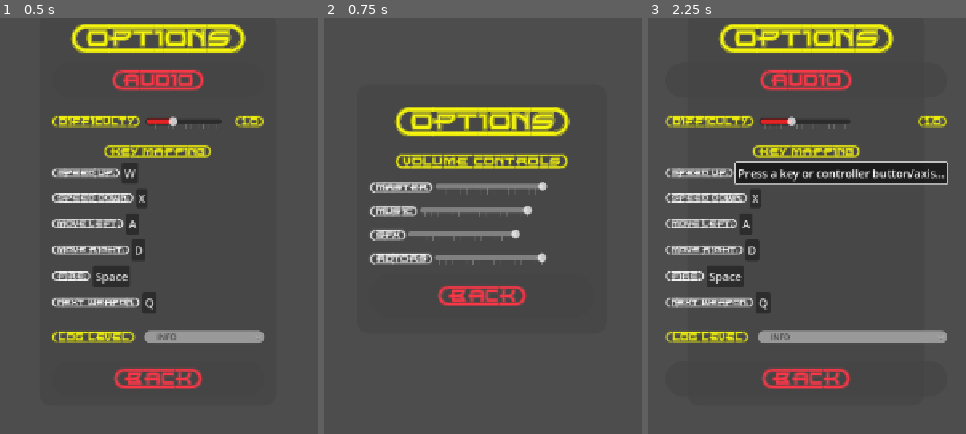
Above: before the commit, frames 1-3 (left to right).
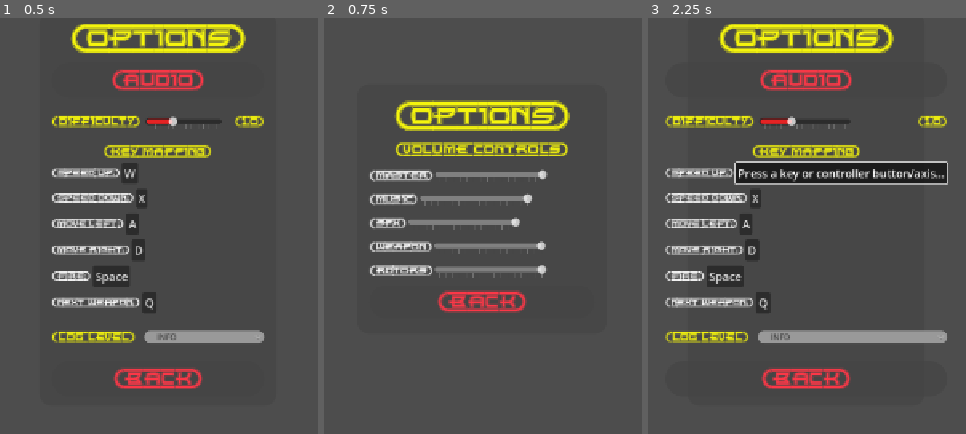
Above: after the commit, the same moments.

Repository: ikostan/SkyLockAssault
Game: Godot game, scene res://scenes/options_menu.tscn
Two runs of this game, one before a commit and one after it. Both use one fixed random seed, a clock stepped at 60 frames per second and the inputs below. This scene is started directly instead of the project's main scene. Video files are missing from this copy of the repository; at most half a second of black plays in their place. Sound files missing from this copy of the repository are replaced by a short silence.
Inputs:
- Up to frame 1 (0.5 s): no input
- Up to frame 2 (0.75 s): click "{AUDIO}" at 0.5 s
- Up to frame 3 (2.25 s): click "{BACK}" at 1.25 s; click "W" at 2 s

Frame 1 is identical in both runs. In frame 2, 16% of the frame differs, in the area x 14-78%, y 19-71%; in frame 3, nothing differs.

Commit message:
Adding SFX Wapon Volume Control + code

Diff:
--- a/default_bus_layout.tres
+++ b/default_bus_layout.tres
@@ -26,7 +26,7 @@
 bus/3/mute = false
 bus/3/bypass_fx = false
 bus/3/volume_db = 0.0
-bus/3/send = &"Master"
+bus/3/send = &"SFX"
 bus/4/name = &"SFX_Rotor_Left"
 bus/4/solo = false
 bus/4/mute = false
@@ -43,3 +43,9 @@
 bus/5/send = &"SFX_Rotors"
 bus/5/effect/0/effect = SubResource("AudioEffectPanner_g28q7")
 bus/5/effect/0/enabled = true
+bus/6/name = &"SFX_Weapon"
+bus/6/solo = false
+bus/6/mute = false
+bus/6/bypass_fx = false
+bus/6/volume_db = 0.0
+bus/6/send = &"SFX"
--- a/scenes/audio_settings.tscn
+++ b/scenes/audio_settings.tscn
@@ -1,11 +1,12 @@
-[gd_scene load_steps=12 format=3 uid="uid://r8xidy68s04r"]
+[gd_scene load_steps=13 format=3 uid="uid://r8xidy68s04r"]
 
 [ext_resource type="FontFile" uid="uid://borwvgqdgawbj" path="res://files/fonts/EMPIREST.TTF" id="1_j3be7"]
 [ext_resource type="Script" uid="uid://c2u0utdi762fi" path="res://scripts/audio_settings.gd" id="1_yonr6"]
-[ext_resource type="PackedScene" uid="uid://4cavnb0mmtn8" path="res://scenes/master_volume_control.tscn" id="2_yonr6"]
-[ext_resource type="PackedScene" uid="uid://eb04pytcq5xc" path="res://scenes/music_volume_control.tscn" id="3_koe27"]
-[ext_resource type="PackedScene" uid="uid://6npyx3vjw3wg" path="res://scenes/sfx_volume_control.tscn" id="4_a0ntd"]
-[ext_resource type="PackedScene" uid="uid://cwcx54enfythj" path="res://scenes/sfx_rotors_volume_control.tscn" id="5_w6v8r"]
+[ext_resource type="PackedScene" uid="uid://4cavnb0mmtn8" path="res://scenes/volume_controls/master_volume_control.tscn" id="3_6jtyf"]
+[ext_resource type="PackedScene" uid="uid://eb04pytcq5xc" path="res://scenes/volume_controls/music_volume_control.tscn" id="4_73bp5"]
+[ext_resource type="PackedScene" uid="uid://6npyx3vjw3wg" path="res://scenes/volume_controls/sfx_volume_control.tscn" id="5_j3be7"]
+[ext_resource type="PackedScene" uid="uid://bo5ooohvfu7u6" path="res://scenes/volume_controls/sfx_weapon_control.tscn" id="6_yonr6"]
+[ext_resource type="PackedScene" uid="uid://cwcx54enfythj" path="res://scenes/volume_controls/sfx_rotors_volume_control.tscn" id="7_koe27"]
 
 [sub_resource type="StyleBoxFlat" id="StyleBoxFlat_j3be7"]
 bg_color = Color(0.2627451, 0.2627451, 0.2627451, 0.5882353)
@@ -92,6 +93,7 @@
 
 [node name="VolumeControls" type="VBoxContainer" parent="Panel/OptionsVBoxContainer"]
 layout_mode = 2
+tooltip_text = "Volume Controls"
 theme_override_constants/separation = 20
 
 [node name="Label" type="Label" parent="Panel/OptionsVBoxContainer/VolumeControls"]
@@ -102,67 +104,79 @@
 text = "{VOLUME=CONTROLS}"
 horizontal_alignment = 1
 
-[node name="MasterVolumeControl" type="HBoxContainer" parent="Panel/OptionsVBoxContainer/VolumeControls"]
+[node name="MasterVolume" type="HBoxContainer" parent="Panel/OptionsVBoxContainer/VolumeControls"]
 layout_mode = 2
 size_flags_vertical = 3
-tooltip_text = "Master Volium Controls"
+tooltip_text = "Master Volum Control"
 
-[node name="MasterVolumeLabel" type="Label" parent="Panel/OptionsVBoxContainer/VolumeControls/MasterVolumeControl"]
+[node name="MasterLabel" type="Label" parent="Panel/OptionsVBoxContainer/VolumeControls/MasterVolume"]
 layout_mode = 2
 size_flags_horizontal = 0
 theme_override_fonts/font = ExtResource("1_j3be7")
 theme_override_font_sizes/font_size = 18
 text = "{MASTER}"
 
-[node name="MasterVolumeControl" parent="Panel/OptionsVBoxContainer/VolumeControls/MasterVolumeControl" instance=ExtResource("2_yonr6")]
+[node name="MasterVolumeControl" parent="Panel/OptionsVBoxContainer/VolumeControls/MasterVolume" instance=ExtResource("3_6jtyf")]
 layout_mode = 2
-size_flags_horizontal = 8
-size_flags_vertical = 0
 
-[node name="MusicVolumeControl" type="HBoxContainer" parent="Panel/OptionsVBoxContainer/VolumeControls"]
+[node name="MusicVolume" type="HBoxContainer" parent="Panel/OptionsVBoxContainer/VolumeControls"]
 layout_mode = 2
-tooltip_text = "Music Volium Controls"
+tooltip_text = "Music Volum Control"
 
-[node name="MusicVolumeLabel" type="Label" parent="Panel/OptionsVBoxContainer/VolumeControls/MusicVolumeControl"]
+[node name="MusicLabel" type="Label" parent="Panel/OptionsVBoxContainer/VolumeControls/MusicVolume"]
 layout_mode = 2
 size_flags_horizontal = 0
 theme_override_fonts/font = ExtResource("1_j3be7")
 theme_override_font_sizes/font_size = 18
 text = "{MUSIC}"
 
-[node name="MusicVolumeControl" parent="Panel/OptionsVBoxContainer/VolumeControls/MusicVolumeControl" instance=ExtResource("3_koe27")]
+[node name="MusicVolumeControl" parent="Panel/OptionsVBoxContainer/VolumeControls/MusicVolume" instance=ExtResource("4_73bp5")]
 layout_mode = 2
-size_flags_horizontal = 8
 
-[node name="SFXVolumeControl" type="HBoxContainer" parent="Panel/OptionsVBoxContainer/VolumeControls"]
+[node name="SFXVolume" type="HBoxContainer" parent="Panel/OptionsVBoxContainer/VolumeControls"]
 layout_mode = 2
 size_flags_vertical = 3
-tooltip_text = "SFX Volium Controls"
+tooltip_text = "SFX Volum Controls"
 
-[node name="SFXVolumeLabel" type="Label" parent="Panel/OptionsVBoxContainer/VolumeControls/SFXVolumeControl"]
+[node name="SFXLabel" type="Label" parent="Panel/OptionsVBoxContainer/VolumeControls/SFXVolume"]
 layout_mode = 2
 size_flags_horizontal = 0
 theme_override_fonts/font = ExtResource("1_j3be7")
 theme_override_font_sizes/font_size = 18
 text = "{SFX}"
 
-[node name="SFXVolumeControl" parent="Panel/OptionsVBoxContainer/VolumeControls/SFXVolumeControl" instance=ExtResource("4_a0ntd")]
+[node name="SFXVolumeControl" parent="Panel/OptionsVBoxContainer/VolumeControls/SFXVolume" instance=ExtResource("5_j3be7")]
 layout_mode = 2
-size_flags_horizontal = 8
 
-[node name="SFXRotorsVolumeControl" type="HBoxContainer" parent="Panel/OptionsVBoxContainer/VolumeControls"]
+[node name="SFXWeapon" type="HBoxContainer" parent="Panel/OptionsVBoxContainer/VolumeControls"]
 layout_mode = 2
 size_flags_vertical = 3
-tooltip_text = "SFX Rotors Volum Controls"
+tooltip_text = "SFX Weapon Volum Control"
 
-[node name="SFXVolumeLabel" type="Label" parent="Panel/OptionsVBoxContainer/VolumeControls/SFXRotorsVolumeControl"]
+[node name="SFXWeapon" type="Label" parent="Panel/OptionsVBoxContainer/VolumeControls/SFXWeapon"]
+layout_mode = 2
+size_flags_horizontal = 0
+mouse_filter = 0
+theme_override_fonts/font = ExtResource("1_j3be7")
+theme_override_font_sizes/font_size = 18
+text = "{WEAPON}"
+
+[node name="SFXWeaponVolumeControl" parent="Panel/OptionsVBoxContainer/VolumeControls/SFXWeapon" instance=ExtResource("6_yonr6")]
+layout_mode = 2
+
+[node name="SFXRotors" type="HBoxContainer" parent="Panel/OptionsVBoxContainer/VolumeControls"]
+layout_mode = 2
+size_flags_vertical = 3
+tooltip_text = "SFX Rotors Volum Control"
+
+[node name="SFXLabel" type="Label" parent="Panel/OptionsVBoxContainer/VolumeControls/SFXRotors"]
 layout_mode = 2
 size_flags_horizontal = 0
 theme_override_fonts/font = ExtResource("1_j3be7")
 theme_override_font_sizes/font_size = 18
 text = "{ROTORS}"
 
-[node name="SFXRotorsVolumeControl" parent="Panel/OptionsVBoxContainer/VolumeControls/SFXRotorsVolumeControl" instance=ExtResource("5_w6v8r")]
+[node name="SFXRotorsVolumeControl" parent="Panel/OptionsVBoxContainer/VolumeControls/SFXRotors" instance=ExtResource("7_koe27")]
 layout_mode = 2
 
 [node name="AudioBackButton" type="Button" parent="Panel/OptionsVBoxContainer"]
--- a/scenes/bullet.tscn
+++ b/scenes/bullet.tscn
@@ -11,7 +11,7 @@
 script = ExtResource("1_mkf8s")
 
 [node name="ShotSFX" type="AudioStreamPlayer2D" parent="."]
-bus = &"SFX"
+bus = &"SFX_Weapon"
 
 [node name="Area2D" type="Area2D" parent="."]
 
--- /dev/null
+++ b/scenes/volume_controls/sfx_weapon_control.tscn
@@ -0,0 +1,23 @@
+[gd_scene load_steps=2 format=3 uid="uid://bo5ooohvfu7u6"]
+
+[ext_resource type="Script" uid="uid://8hd1kvmb5bt1" path="res://scripts/volume_slider.gd" id="1_38mso"]
+
+[node name="SFXWeaponVolumeControl" type="Control"]
+layout_mode = 3
+anchors_preset = 15
+anchor_right = 1.0
+anchor_bottom = 1.0
+grow_horizontal = 2
+grow_vertical = 2
+
+[node name="HSlider" type="HSlider" parent="."]
+layout_direction = 2
+layout_mode = 0
+offset_right = 180.0
+offset_bottom = 16.0
+max_value = 1.0
+step = 0.001
+tick_count = 16
+ticks_on_borders = true
+script = ExtResource("1_38mso")
+bus_name = "SFX_Weapon"
--- a/scripts/audio_constants.gd
+++ b/scripts/audio_constants.gd
@@ -9,3 +9,4 @@
 const BUS_MUSIC: String = "Music"
 const BUS_SFX: String = "SFX"
 const BUS_SFX_ROTORS: String = "SFX_Rotors"
+const BUS_SFX_WEAPON: String = "SFX_Weapon"
--- a/scripts/audio_manager.gd
+++ b/scripts/audio_manager.gd
@@ -8,8 +8,11 @@
 @export var master_volume: float = 1.0
 @export var music_volume: float = 1.0
 @export var sfx_volume: float = 1.0
+@export var weapon_volume: float = 1.0
 @export var rotors_volume: float = 1.0
 
+var master_muted: bool
+var master_previous_volume: float
 
 func _ready() -> void:
 	load_volumes()  # Load persisted volumes
@@ -34,10 +37,12 @@
 	music_volume = config.get_value("audio", "music_volume", music_volume)
 	sfx_volume = config.get_value("audio", "sfx_volume", sfx_volume)
 	rotors_volume = config.get_value("audio", "rotors_volume", rotors_volume)
+	weapon_volume = config.get_value("audio", "weapon_volume", weapon_volume)
 	Globals.log_message("Loaded saved master_volume: " + str(master_volume), Globals.LogLevel.DEBUG)
 	Globals.log_message("Loaded saved music_volume: " + str(music_volume), Globals.LogLevel.DEBUG)
 	Globals.log_message("Loaded saved sfx_volume: " + str(sfx_volume), Globals.LogLevel.DEBUG)
 	Globals.log_message("Loaded saved rotors_volume: " + str(rotors_volume), Globals.LogLevel.DEBUG)
+	Globals.log_message("Loaded saved weapon_volume: " + str(weapon_volume), Globals.LogLevel.DEBUG)
 
 
 ## Save volumes to config (shared with other settings)
@@ -57,6 +62,7 @@
 	config.set_value("audio", "music_volume", music_volume)
 	config.set_value("audio", "sfx_volume", sfx_volume)
 	config.set_value("audio", "rotors_volume", rotors_volume)
+	config.set_value("audio", "weapon_volume", weapon_volume)
 
 	err = config.save(path)
 	if err != OK:
@@ -72,6 +78,7 @@
 	apply_volume_to_bus(AudioConstants.BUS_MUSIC, music_volume)
 	apply_volume_to_bus(AudioConstants.BUS_SFX, sfx_volume)
 	apply_volume_to_bus(AudioConstants.BUS_SFX_ROTORS, rotors_volume)
+	apply_volume_to_bus(AudioConstants.BUS_SFX_WEAPON, weapon_volume)
 
 
 ## Helper to apply a single volume to a named bus
--- a/scripts/bullet.gd
+++ b/scripts/bullet.gd
@@ -59,7 +59,7 @@
 
 	var sfx_player := AudioStreamPlayer2D.new()
 	sfx_player.stream = shot_sound
-	sfx_player.bus = "SFX"  # Critical: assign to SFX bus
+	sfx_player.bus = "SFX_Weapon"  # Critical: assign to SFX bus
 	sfx_player.volume_db = 0.0  # Base volume (will be scaled by bus)
 
 	# Add to root to avoid being freed with bullet
--- a/scripts/volume_slider.gd
+++ b/scripts/volume_slider.gd
@@ -72,6 +72,17 @@
 			Globals.LogLevel.DEBUG
 		)
 
+	# Weapon volume
+	if bus_name == AudioConstants.BUS_SFX_WEAPON:
+		AudioManager.weapon_volume = value
+		Globals.log_message(
+			str(bus_name) + " volume level changed: " + str(value), Globals.LogLevel.DEBUG
+		)
+		Globals.log_message(
+			"Weapon Volume Level in AudioManager: " + str(AudioManager.weapon_volume),
+			Globals.LogLevel.DEBUG
+		)
+
 	# New: Start/restart debounce timer instead of immediate save
 	if save_debounce_timer.is_stopped():
 		save_debounce_timer.start()
Renamed: scenes/master_volume_control.tscn -> scenes/volume_controls/master_volume_control.tscn
Renamed: scenes/music_volume_control.tscn -> scenes/volume_controls/music_volume_control.tscn
Renamed: scenes/sfx_rotors_volume_control.tscn -> scenes/volume_controls/sfx_rotors_volume_control.tscn
Renamed: scenes/sfx_volume_control.tscn -> scenes/volume_controls/sfx_volume_control.tscn
